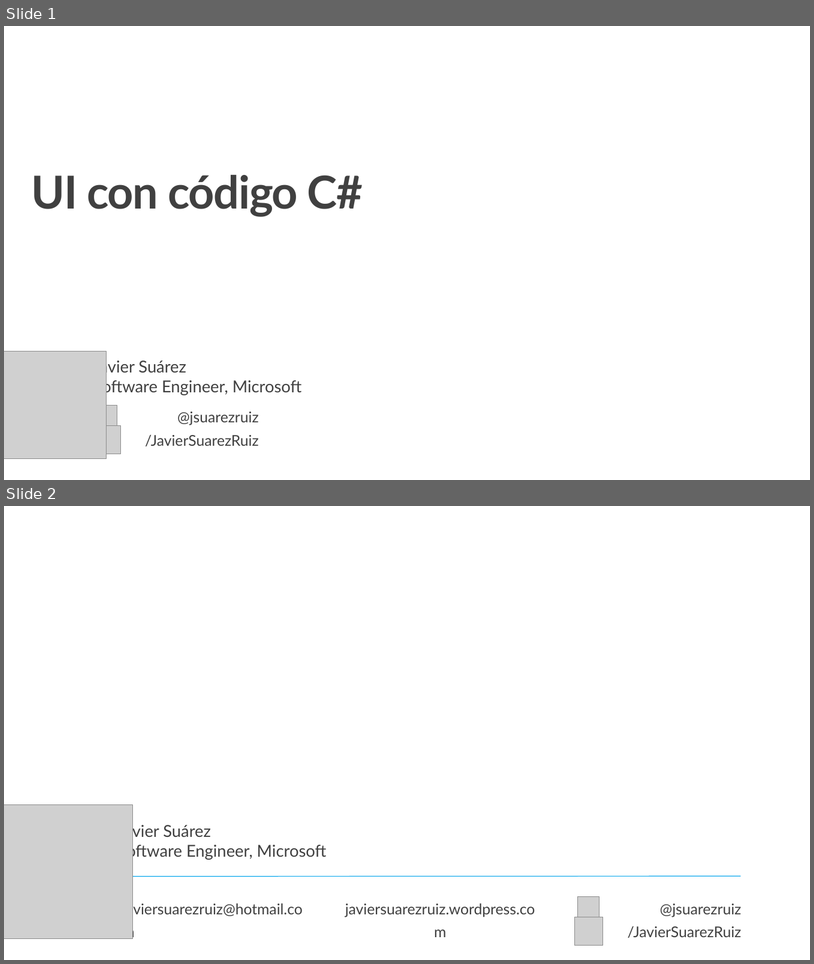
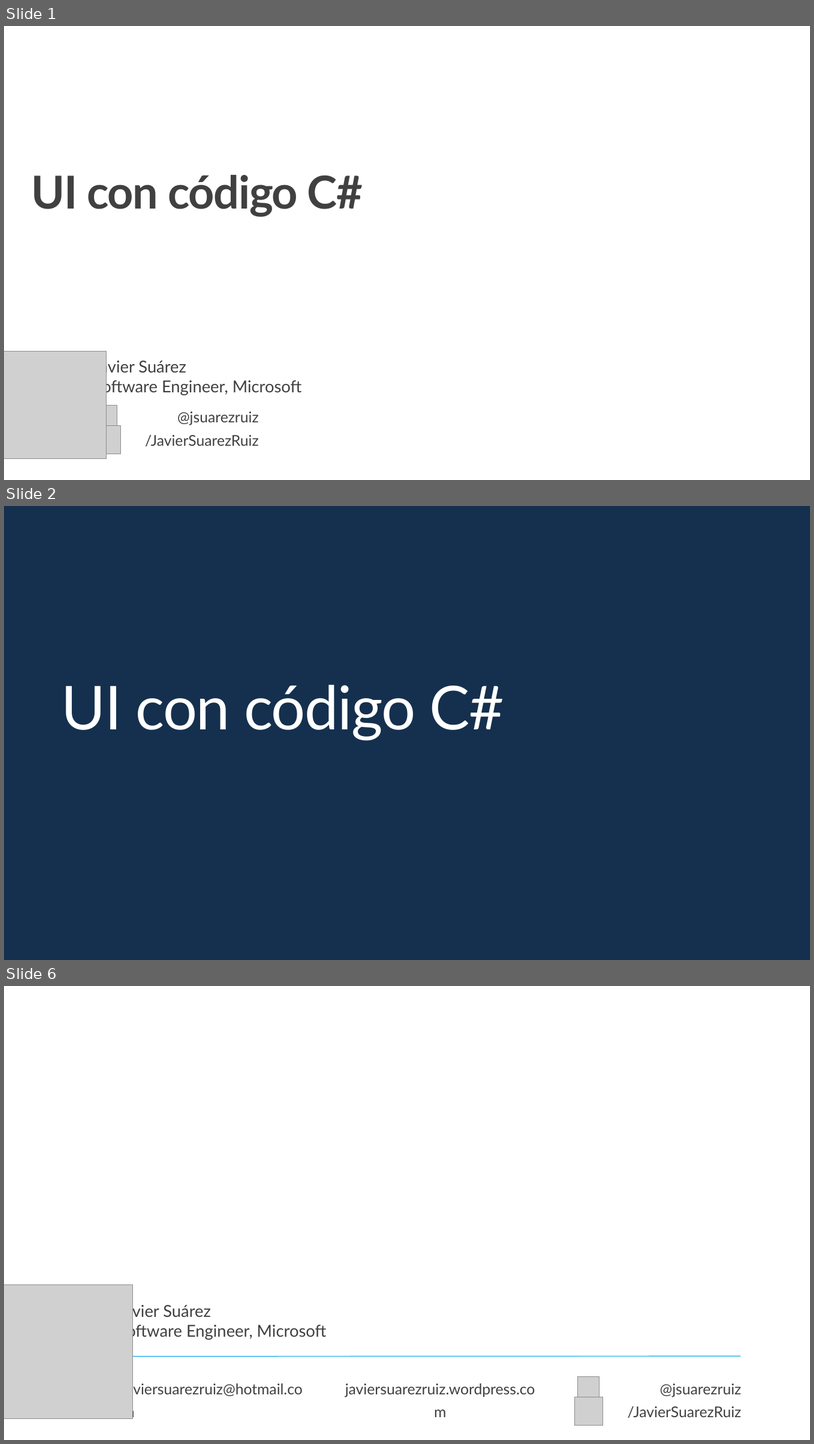
Before and after one commit to jsuarezruiz/taller-dotnet-maui, a slide deck: Bloque 4 - Creación de la UI/Taller16 - UI con C#.pptx. Shown one above the other, each under a label of ours: slides 1 and 2 before the commit, slides 1, 2 and 6 after it; the slides between them are not shown. The pictures are 814x964 and 814x1444 pixels, drawn with LibreOffice and Linux fonts; fonts in the diff are those of the drawing; grey boxes stand for pictures; background and template pictures are left out. Boxes give left, top, right and bottom in pixels: in the first picture for what was removed or moved away, otherwise in the second. Text is boxed around its words. In the diff, an @@ line names an element or a change of style, - is before the commit and + after.

```diff
--- a/Bloque 4 - Creación de la UI/Taller16 - UI con C#.pptx
+++ b/Bloque 4 - Creación de la UI/Taller16 - UI con C#.pptx
@@ slide 2 added at [4, 506, 810, 960], background #15304E @@
@@ title added at [61, 684, 504, 740], 72 pt, text #FFFFFF @@
+UI con código C#
@@ what was slide 2 is now slide 6 @@
```
Also in this commit, not shown: 3 other slides added.
